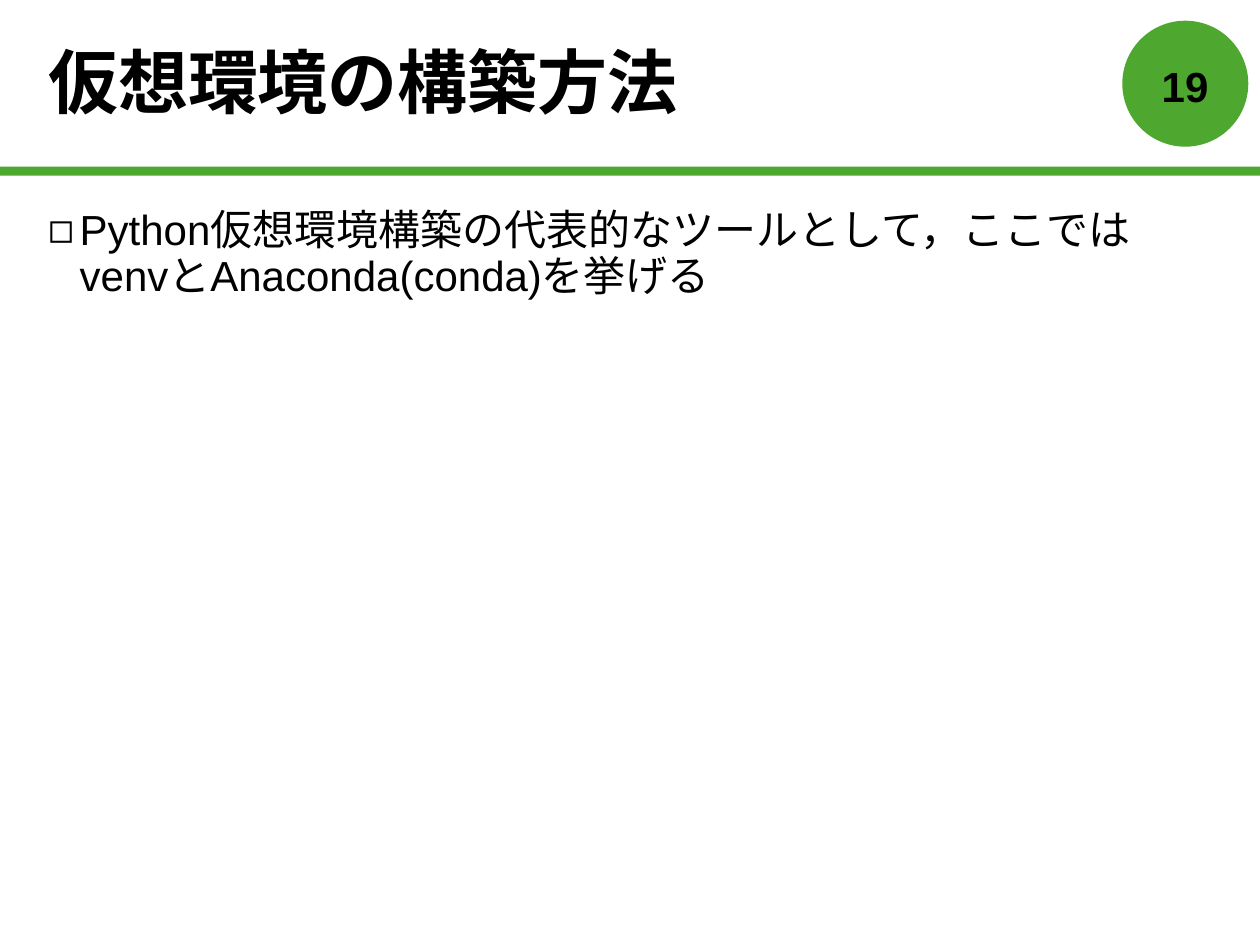
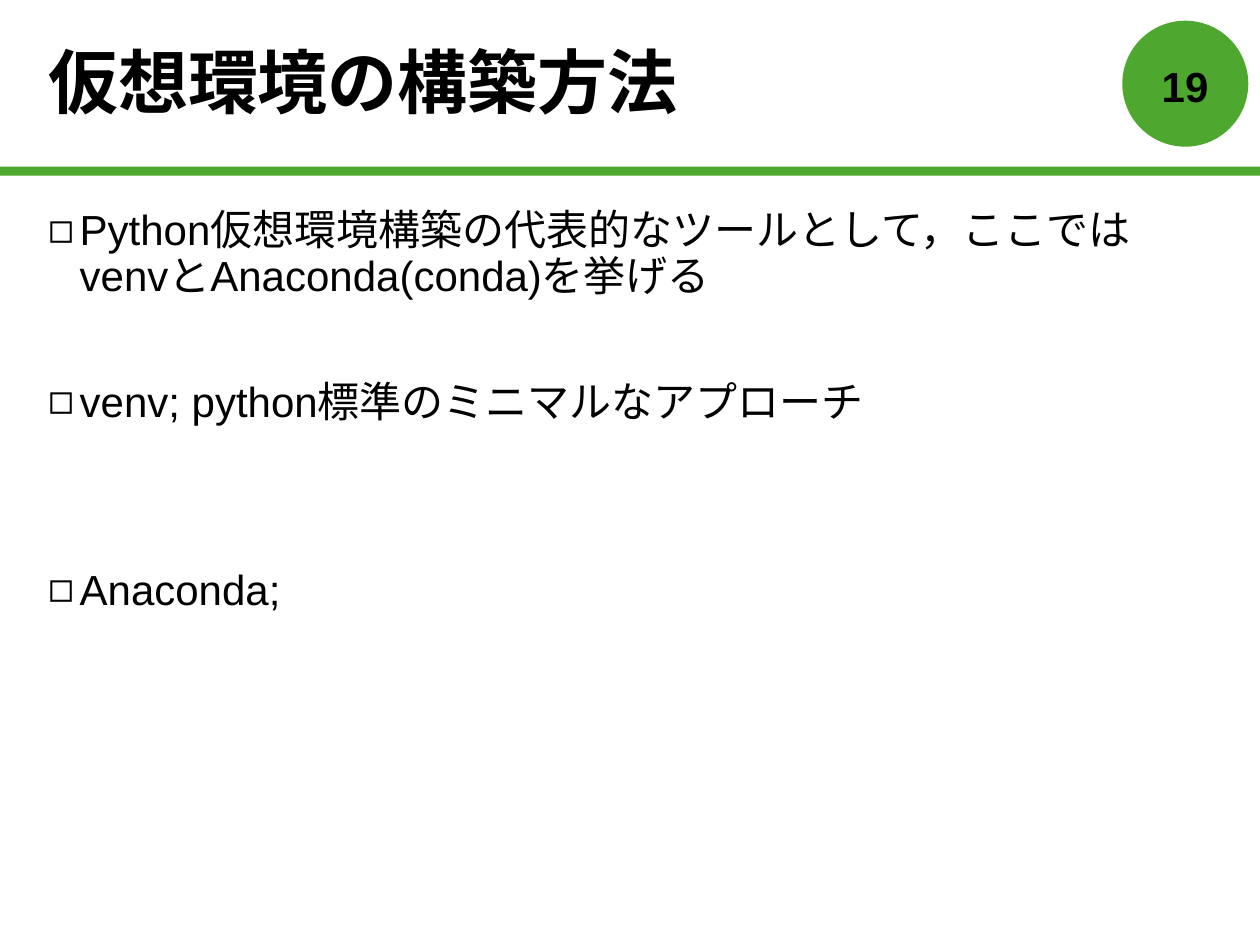
Before and after one commit to forest-book/MatlabLOSFormation, a slide deck: slide 20 of 森本皓斗.pptx. Drawn at 1260x945 pixels with LibreOffice and Linux fonts; fonts in the diff are those of the drawing. Boxes give left, top, right and bottom in pixels: in the first picture for what was removed or moved away, otherwise in the second. Text is boxed around its words. In the diff, an @@ line names an element or a change of style, - is before the commit and + after.

```diff
--- a/森本皓斗.pptx
+++ b/森本皓斗.pptx
@@ text at bbox=[80, 383, 864, 611]: paragraphs added @@
+◻ venv; python標準のミニマルなアプローチ
+◻ Anaconda;
```
